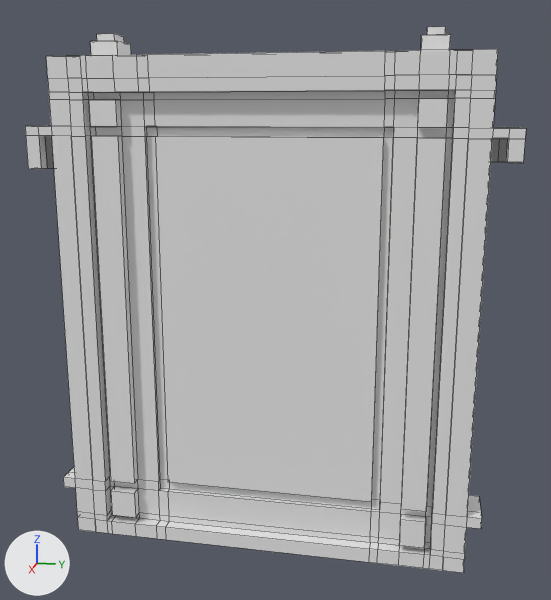
The Blender file LD59/Assets/Models/Big_Gold_Door.blend as it was, and as the next commit left it.
One viewpoint serves both versions: a camera (50 mm lens) standing at (10.59, 2.34, 6.53) and looking at (-0.06, 0.21, 3.87). Every picture has the same lights, and +X, +Y and +Z are marked at lower left. The older version comes first. Mesh edges are drawn as thin lines.

Objects in the first picture: 'Large_Gold_Door', 'Large_Gold_Door.001'.
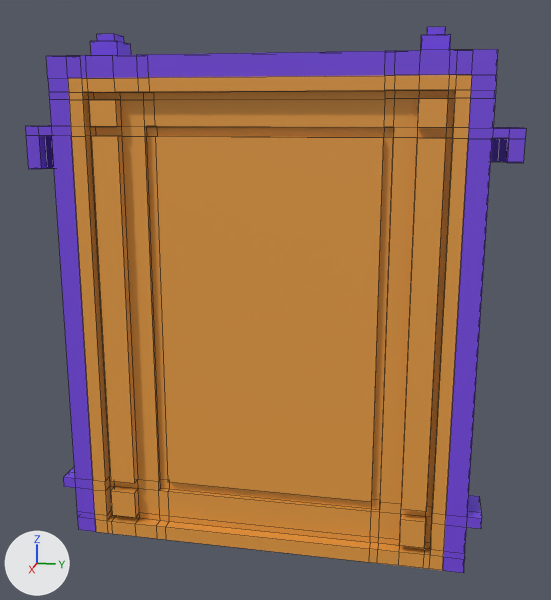
Boxes (x1, y1, x2, y2) around the edits, measured in the pictures (551 x 600 px):
'Large_Gold_Door', recoloured (white to orange)
    both: (68, 75, 472, 571)
'Large_Gold_Door.001', recoloured
    both: (25, 27, 526, 573)

The change in detail:
Material 'DoorFrame' (mat_doorframe) is new.
Its base color is (0.19, 0.0672, 0.8) (purple #7949e7).
Material 'Door' (mat_door) is new.
Its base color is (0.8, 0.337, 0.0538) (orange #e79d42).
me_cube_001 has 504 vertices, 470 faces and spans x -0.34..0.32, y -2.65..2.79, z -0.01..6.99.
me_cube_001 gains material mat_door (orange #e79d42).
me_cube_002 has 646 vertices, 644 faces and spans x -0.34..0.32, y -3.35..3.49, z -0.01..7.59.
me_cube_002 gains material mat_doorframe (purple #7949e7).
